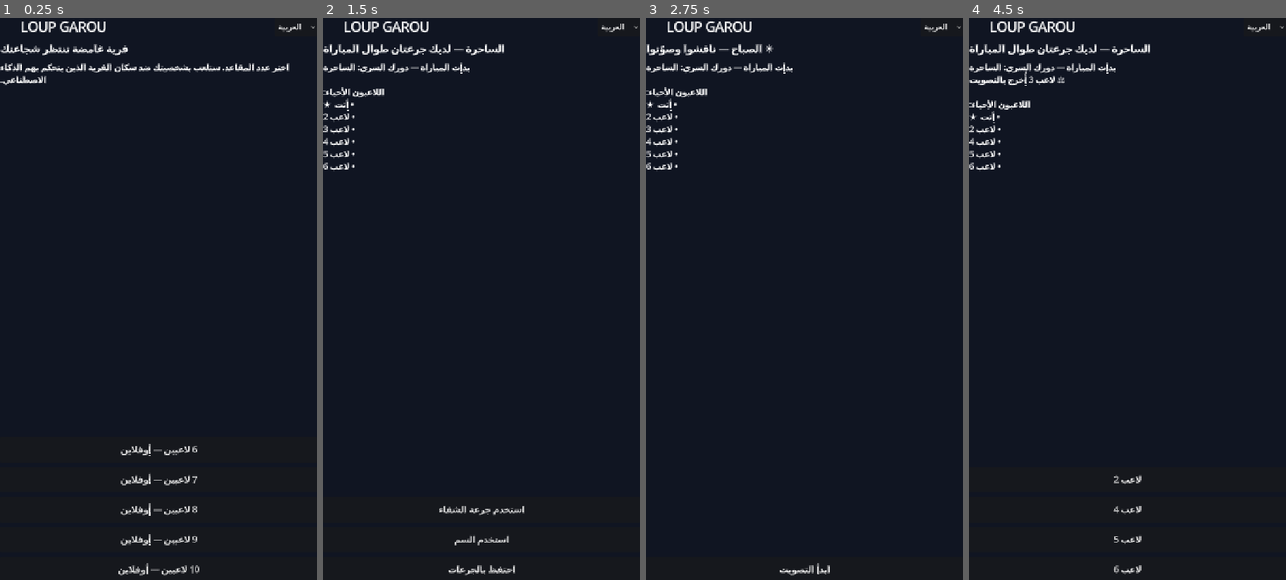
Above: before the commit, frames 1-4 (left to right).
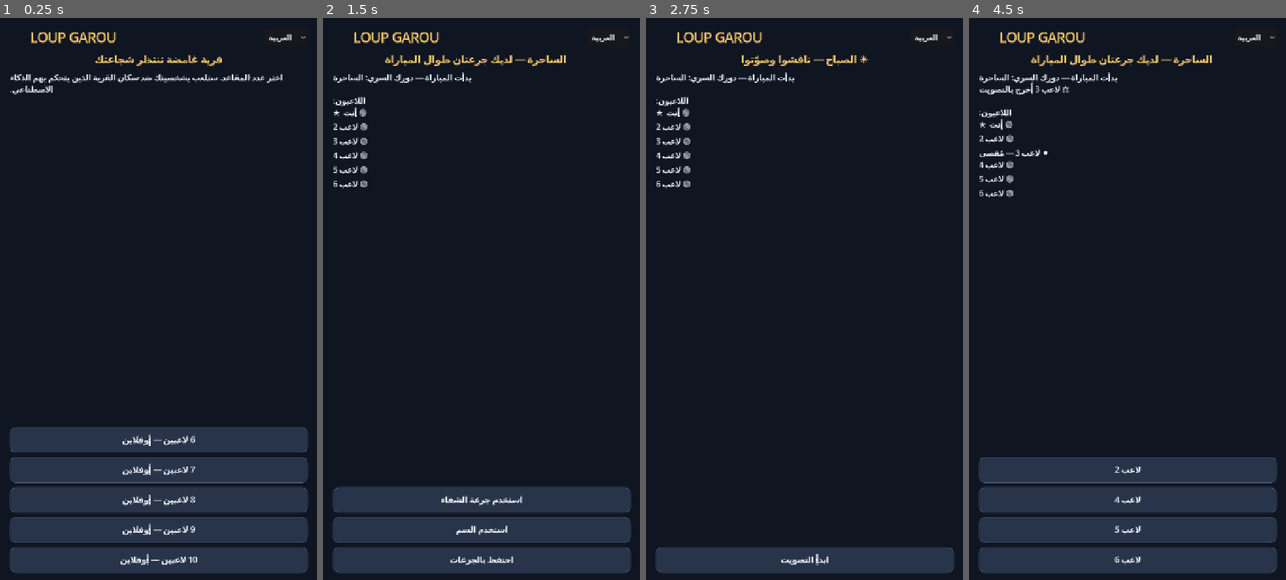
Above: after the commit, the same moments.

Repository: mahdialloui01-art/Loup-Garou-Game
Game: Godot game, scene res://scenes/main.tscn
Two runs of this game, one before a commit and one after it. Both use one fixed random seed, a clock stepped at 60 frames per second and the inputs below.
Inputs:
- Up to frame 1 (0.25 s): no input
- Up to frame 2 (1.5 s): click "العربية" at 0.5 s; click "6 لاعبين — أوفلاين" at 1.25 s
- Up to frame 3 (2.75 s): click "استخدم جرعة الشفاء" at 2 s
- Up to frame 4 (4.5 s): click "ابدأ التصويت" at 2.75 s; click "صوّت ضد لاعب 2" at 3.5 s; click "استخدم السم" at 4.25 s

The runs differ from the first frame. In frame 1, 24% of the frame differs, in the area x 0-100%, y 0-100%; in frame 2, 16%; in frame 3, 7.2%; in frame 4, 21%.

Commit message:
Improve offline gameplay UI and core round handling

Diff:
--- a/scripts/game.gd
+++ b/scripts/game.gd
@@ -29,6 +29,7 @@
 var hunter_return_to_night := false
 var log_lines: Array[String] = []
 var player_count := 8
+var last_guard_target := -1
 
 var root_box: VBoxContainer
 var status_label: Label
@@ -45,19 +46,22 @@
 	bg.color = Color("#101522")
 	bg.set_anchors_and_offsets_preset(Control.PRESET_FULL_RECT)
 	add_child(bg)
+	var frame := MarginContainer.new()
+	frame.set_anchors_and_offsets_preset(Control.PRESET_FULL_RECT)
+	frame.add_theme_constant_override("margin_left", 22)
+	frame.add_theme_constant_override("margin_right", 22)
+	frame.add_theme_constant_override("margin_top", 24)
+	frame.add_theme_constant_override("margin_bottom", 22)
+	add_child(frame)
 	root_box = VBoxContainer.new()
-	root_box.set_anchors_and_offsets_preset(Control.PRESET_FULL_RECT)
 	root_box.add_theme_constant_override("separation", 14)
-	root_box.add_theme_constant_override("margin_left", 24)
-	root_box.add_theme_constant_override("margin_right", 24)
-	root_box.add_theme_constant_override("margin_top", 28)
-	root_box.add_theme_constant_override("margin_bottom", 24)
-	add_child(root_box)
+	frame.add_child(root_box)
 	var header := HBoxContainer.new()
 	root_box.add_child(header)
 	var title := Label.new()
 	title.text = "🌙  LOUP GAROU"
 	title.add_theme_font_size_override("font_size", 30)
+	title.add_theme_color_override("font_color", Color("#f4c96b"))
 	title.size_flags_horizontal = Control.SIZE_EXPAND_FILL
 	header.add_child(title)
 	var lang := OptionButton.new()
@@ -68,6 +72,8 @@
 	header.add_child(lang)
 	status_label = Label.new()
 	status_label.add_theme_font_size_override("font_size", 22)
+	status_label.add_theme_color_override("font_color", Color("#f4c96b"))
+	status_label.horizontal_alignment = HORIZONTAL_ALIGNMENT_CENTER
 	status_label.autowrap_mode = TextServer.AUTOWRAP_WORD_SMART
 	root_box.add_child(status_label)
 	var scroll := ScrollContainer.new()
@@ -76,7 +82,8 @@
 	log_label = Label.new()
 	log_label.size_flags_horizontal = Control.SIZE_EXPAND_FILL
 	log_label.autowrap_mode = TextServer.AUTOWRAP_WORD_SMART
-	log_label.add_theme_font_size_override("font_size", 18)
+	log_label.add_theme_font_size_override("font_size", 17)
+	log_label.add_theme_color_override("font_color", Color("#e5eaf4"))
 	scroll.add_child(log_label)
 	action_box = VBoxContainer.new()
 	action_box.add_theme_constant_override("separation", 10)
@@ -99,7 +106,25 @@
 	var b := Button.new()
 	b.text = caption
 	b.custom_minimum_size = Vector2(0, 58)
-	b.add_theme_font_size_override("font_size", 19)
+	b.add_theme_font_size_override("font_size", 18)
+	b.add_theme_color_override("font_color", Color("#f4f6fb"))
+	b.add_theme_color_override("font_hover_color", Color("#101522"))
+	var normal := StyleBoxFlat.new()
+	normal.bg_color = Color("#27344a")
+	normal.corner_radius_top_left = 12
+	normal.corner_radius_top_right = 12
+	normal.corner_radius_bottom_left = 12
+	normal.corner_radius_bottom_right = 12
+	normal.border_width_left = 1
+	normal.border_width_right = 1
+	normal.border_width_top = 1
+	normal.border_width_bottom = 1
+	normal.border_color = Color("#465875")
+	var hover := normal.duplicate() as StyleBoxFlat
+	hover.bg_color = Color("#f4c96b")
+	b.add_theme_stylebox_override("normal", normal)
+	b.add_theme_stylebox_override("hover", hover)
+	b.add_theme_stylebox_override("pressed", hover)
 	b.pressed.connect(callback)
 	action_box.add_child(b)
 
@@ -130,6 +155,7 @@
 	round_number = 1
 	witch_heal_used = false
 	witch_poison_used = false
+	last_guard_target = -1
 	log_lines.clear()
 	log_lines.append(_tr("بدأت المباراة — دورك السري: ", "La partie commence — votre rôle secret : ", "The match begins — your secret role: ") + _role_name(players[0].role))
 	_begin_night()
@@ -185,7 +211,10 @@
 		if not guards.is_empty():
 			var choices := _alive_indices()
 			if choices.size() > 1:
-				protected_player = choices[randi() % choices.size()]
+				choices.erase(last_guard_target)
+				if not choices.is_empty():
+					protected_player = choices[randi() % choices.size()]
+					last_guard_target = protected_player
 	if players[0].role != "witch":
 		var witches := []
 		for i in range(1, players.size()):
@@ -210,7 +239,6 @@
 		if kind == "wolf" and players[i].role == "werewolf":
 			continue
 		_button(str(players[i].name), func(): _night_target(kind, i))
-	_button(_tr("رجوع", "Retour", "Back"), _begin_night)
 
 func _night_target(kind: String, index: int) -> void:
 	match kind:
@@ -222,7 +250,12 @@
 			log_lines.append("🔮 " + str(players[index].name) + " " + result)
 			_finish_night()
 		"guard":
+			if index == last_guard_target:
+				log_lines.append(_tr("لا يمكنك حماية نفس اللاعب ليلتين متتاليتين.", "Vous ne pouvez pas protéger la même personne deux nuits de suite.", "You cannot protect the same player two nights in a row."))
+				_show_targets("guard")
+				return
 			protected_player = index
+			last_guard_target = index
 			_finish_night()
 
 func _witch_choices() -> void:
@@ -290,7 +323,11 @@
 	_refresh()
 	_clear_actions()
 	status_label.text = "☀️ " + _tr("الصباح — ناقشوا وصوّتوا", "Le jour — débattez et votez", "Day — discuss and vote")
-	_button(_tr("ابدأ التصويت", "Lancer le vote", "Start voting"), _show_vote_targets)
+	if players[0].alive:
+		_button(_tr("ابدأ التصويت", "Lancer le vote", "Start voting"), _show_vote_targets)
+	else:
+		status_label.text += " — " + _tr("أنت متفرج بعد خروجك", "Vous observez après votre élimination", "You are spectating after elimination")
+		_button(_tr("تابع تصويت القرية", "Continuer le vote du village", "Continue village vote"), _cast_spectator_vote)
 
 func _show_vote_targets() -> void:
 	_clear_actions()
@@ -298,8 +335,13 @@
 		if i != 0 and players[i].alive:
 			_button(_tr("صوّت ضد ", "Voter contre ", "Vote against ") + str(players[i].name), func(): _cast_vote(i))
 
+func _cast_spectator_vote() -> void:
+	_cast_vote(-1)
+
 func _cast_vote(target: int) -> void:
-	var votes: Dictionary = {target: 1}
+	var votes: Dictionary = {}
+	if target >= 0:
+		votes[target] = 1
 	for i in range(1, players.size()):
 		if not players[i].alive:
 			continue
@@ -311,17 +353,25 @@
 			continue
 		var choice := options[randi() % options.size()]
 		if players[i].role == "werewolf":
+			var village_options: Array[int] = []
 			for option in options:
 				if players[option].role != "werewolf":
-					choice = option
-					break
+					village_options.append(option)
+			if not village_options.is_empty():
+				choice = village_options[randi() % village_options.size()]
 		votes[choice] = int(votes.get(choice, 0)) + 1
-	var eliminated := target
+	if votes.is_empty():
+		return
 	var highest := -1
+	var leaders: Array[int] = []
 	for key in votes:
-		if int(votes[key]) > highest:
-			highest = int(votes[key])
-			eliminated = int(key)
+		var count := int(votes[key])
+		if count > highest:
+			highest = count
+			leaders = [int(key)]
+		elif count == highest:
+			leaders.append(int(key))
+	var eliminated := leaders[randi() % leaders.size()]
 	players[eliminated].alive = false
 	log_lines.append("⚖ " + str(players[eliminated].name) + " " + _tr("أُخرج بالتصويت", "a été éliminé par vote", "was voted out"))
 	if players[eliminated].role == "hunter":
@@ -359,8 +409,8 @@
 func _refresh() -> void:
 	var lines := log_lines.duplicate()
 	lines.append("")
-	lines.append(_tr("اللاعبون الأحياء:", "Joueurs en vie :", "Players alive:"))
+	lines.append(_tr("اللاعبون:", "Joueurs :", "Players:"))
 	for p in players:
-		if p.alive:
-			lines.append("• " + str(p.name) + ("  ★" if p.human else ""))
+		var marker := "🟢 " if p.alive else "⚫ "
+		lines.append(marker + str(p.name) + ("  ★" if p.human else "") + ("" if p.alive else " — " + _tr("مُقصى", "éliminé", "eliminated")))
 	log_label.text = "\n".join(lines)
